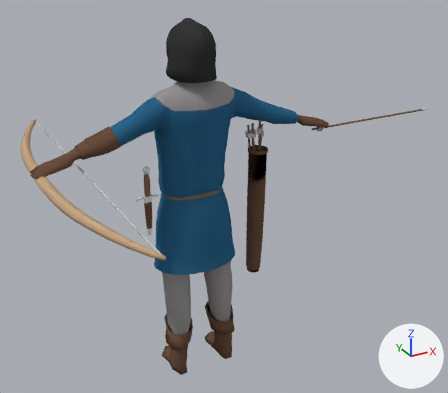
The Blender file NewUnitPrefabs/Longbowman/Bowman/Models/Longbowman v8.blend: old version first, new version second.
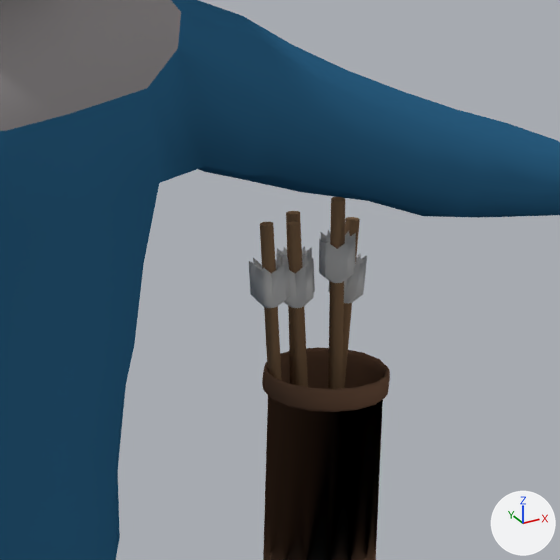
Each version appears first whole from a 50 mm lens placed at (-0.997, -2.076, 1.782), pointed at (0.16, 0.027, 0.731), and next in a close-up on the part from 46% to 66% of the width and 23% to 46% of the height. Lighting does not change. The marker at lower right points along +X, +Y and +Z.

The scene before the commit, as lines of its bpy script (objects in view):
```python
me_cube_005 = bpy.data.meshes.new('Cube.005')
me_cube_005.from_pydata(...)  # 4571 vertices, 4390 faces; spans x -1.4..2.73, y -1.69..1.49, z 0.0..3.27
me_cube_005.materials.append(mat_bowmanmaterial)  # picture img_flatcolorconscripttexture_png
ob_bowman_lod0 = bpy.data.objects.new('Bowman_LOD0', me_cube_005)
ob_bowman_lod0.location = (0.0, 0.0, 0.0017)
ob_bowman_lod0.rotation_euler = (0.0, 0.0, 18.85)  # degrees (0, 0, 0)
ob_bowman_lod0.scale = (0.45, 0.45, 0.45)
```
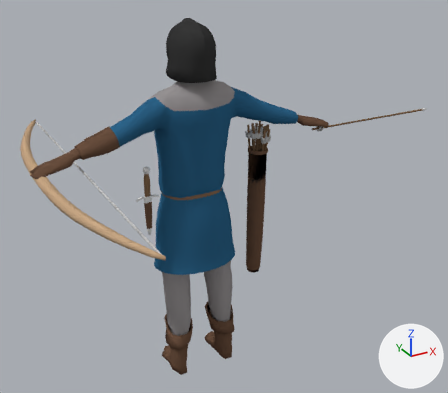
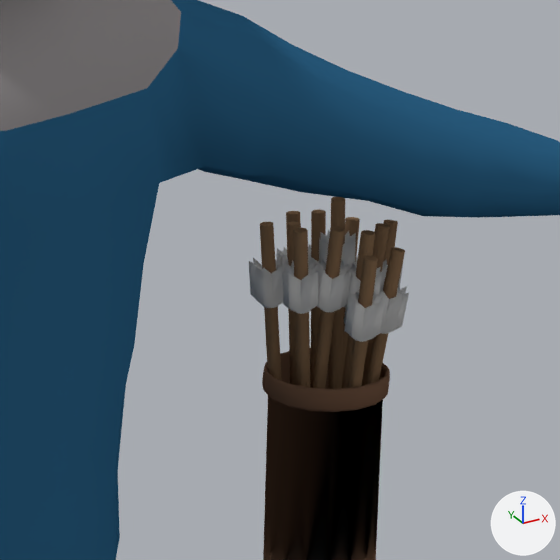
Edits to the scene script, one JSON object a line:
```json
{"block": "me_cube_005", "where": "me_cube_005.from_pydata(...)  # 4571 vertices, 4390 faces; spans x -1.4..2.73, y -1.69..1.49, z 0.0..3.27"}
{"block": "me_cube_005", "where": "# used by ob_bowman_lod0; location = (0.0, 0.0, 0.0017); rotation_euler = (0.0, 0.0, 18.85), in degrees (0, 0, 0); scale = (0.45, 0.45, 0.45)"}
{"block": "me_cube_005", "change": "me_cube_005 part 1: the loose piece of 57 vertices spanning x 0.66..0.75, y -0.02..0.04, z 1.6..2.28 is copied, and the copy is multiplied about its middle by the matrix ((0.999, -0.029, 0.042), (0.033, 0.995, -0.097), (-0.039, 0.099, 0.994)), then moved by (-0.01, -0.04, 0.01); it spans x 0.64..0.76, y -0.08..0.01, z 1.62..2.29"}
{"block": "me_cube_005", "change": "me_cube_005 part 2: the loose piece of 57 vertices spanning x 0.66..0.75, y -0.02..0.04, z 1.6..2.28 is copied, and the copy is multiplied about its middle by the matrix ((0.994, -0.099, -0.047), (0.092, 0.986, -0.141), (0.061, 0.136, 0.989)), then moved by (-0.07, -0.04, 0.02); it spans x 0.61..0.67, y -0.1..0.01, z 1.63..2.3"}
{"block": "me_cube_005", "change": "me_cube_005 part 3: the loose piece of 57 vertices spanning x 0.66..0.75, y -0.02..0.04, z 1.6..2.28 is copied, and the copy is multiplied about its middle by the matrix ((0.994, -0.099, -0.047), (0.092, 0.986, -0.141), (0.061, 0.136, 0.989)), then moved by (-0.02, -0.06, 0.01); it spans x 0.65..0.71, y -0.12..0.0, z 1.62..2.29"}
{"block": "me_cube_005", "change": "me_cube_005 part 4: the loose piece of 57 vertices spanning x 0.66..0.75, y -0.02..0.04, z 1.6..2.28 is copied, and the copy is multiplied about its middle by the matrix ((0.994, -0.099, -0.047), (0.092, 0.986, -0.141), (0.061, 0.136, 0.989)), then moved by (-0.04, -0.09, -0.01); it spans x 0.64..0.7, y -0.15..-0.04, z 1.59..2.27"}
{"block": "me_cube_005", "change": "me_cube_005 part 5: the loose piece of 57 vertices spanning x 0.66..0.75, y -0.02..0.04, z 1.6..2.28 is copied, and the copy is multiplied about its middle by the matrix ((0.988, -0.135, 0.072), (0.142, 0.986, -0.093), (-0.059, 0.102, 0.993)), then moved by (-0.01, -0.08, -0.02); it spans x 0.62..0.76, y -0.12..-0.04, z 1.59..2.26"}
{"block": "me_cube_005", "change": "me_cube_005 part 6: the loose piece of 57 vertices spanning x 0.66..0.75, y -0.02..0.04, z 1.6..2.28 is copied, and the copy is multiplied about its middle by the matrix ((0.997, 0.01, 0.073), (-0.013, 0.999, 0.037), (-0.073, -0.038, 0.997)), then moved by (0.02, -0.04, 0.0); it spans x 0.66..0.79, y -0.06..0.01, z 1.61..2.28"}
{"block": "me_cube_005", "change": "me_cube_005 part 7: the loose piece of 57 vertices spanning x 0.66..0.75, y -0.02..0.04, z 1.6..2.28 is copied, and the copy is multiplied about its middle by the matrix ((0.995, 0.011, -0.095), (-0.011, 1.0, -0.003), (0.095, 0.004, 0.995)), then moved by (-0.02, 0.02, 0.01); it spans x 0.65..0.71, y 0.0..0.06, z 1.62..2.29"}
{"block": "me_cube_005", "change": "me_cube_005 part 8: the loose piece of 57 vertices spanning x 0.66..0.75, y -0.02..0.04, z 1.6..2.28 is copied, and the copy is multiplied about its middle by the matrix ((0.987, 0.031, -0.16), (-0.043, 0.997, -0.067), (0.158, 0.073, 0.985)), then moved by (-0.08, -0.04, 0.02); it spans x 0.57..0.65, y -0.08..-0.01, z 1.63..2.3"}
```

Where the change shows, as pixel boxes [x1, y1, x2, y2] in the close-ups (560 x 560 px):
```json
{"part": 1, "of": "me_cube_005", "change": "added", "after": [364, 223, 390, 364], "on screen": "brown"}
{"part": 2, "of": "me_cube_005", "change": "added", "after": [311, 226, 351, 389]}
{"part": 3, "of": "me_cube_005", "change": "added", "after": [341, 230, 382, 389]}
{"part": 4, "of": "me_cube_005", "change": "added", "after": [344, 256, 384, 388]}
{"part": 5, "of": "me_cube_005", "change": "added", "after": [364, 247, 409, 385]}
{"part": 6, "of": "me_cube_005", "change": "added", "after": [362, 220, 404, 386], "on screen": "brown"}
{"part": 7, "of": "me_cube_005", "change": "added", "after": [308, 209, 326, 384], "on screen": "brown"}
{"part": 8, "of": "me_cube_005", "change": "added", "after": [282, 228, 320, 388]}
```
